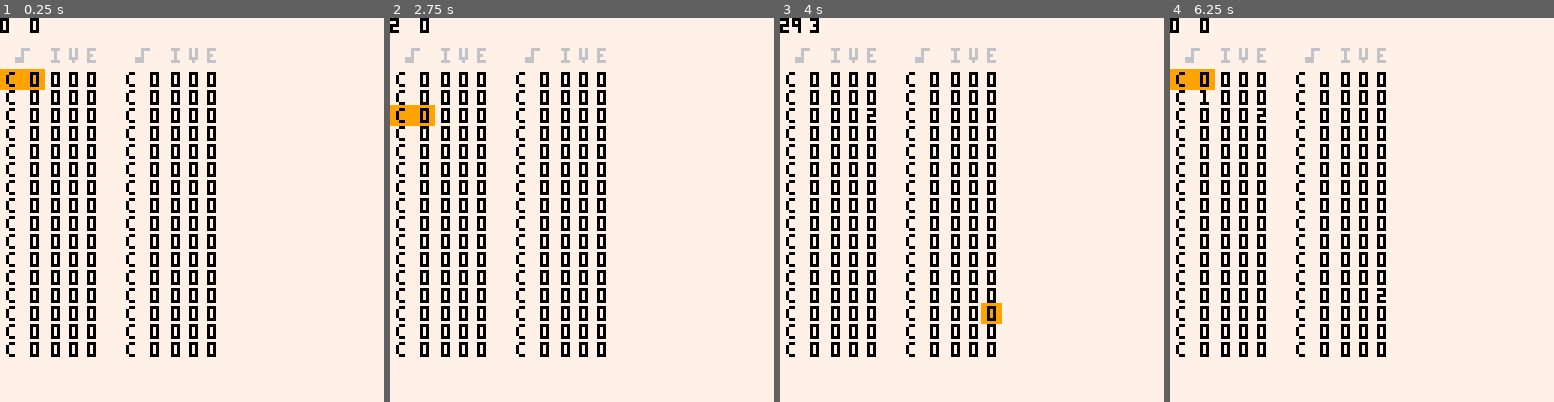
Above: before the commit, frames 1-4 (left to right).
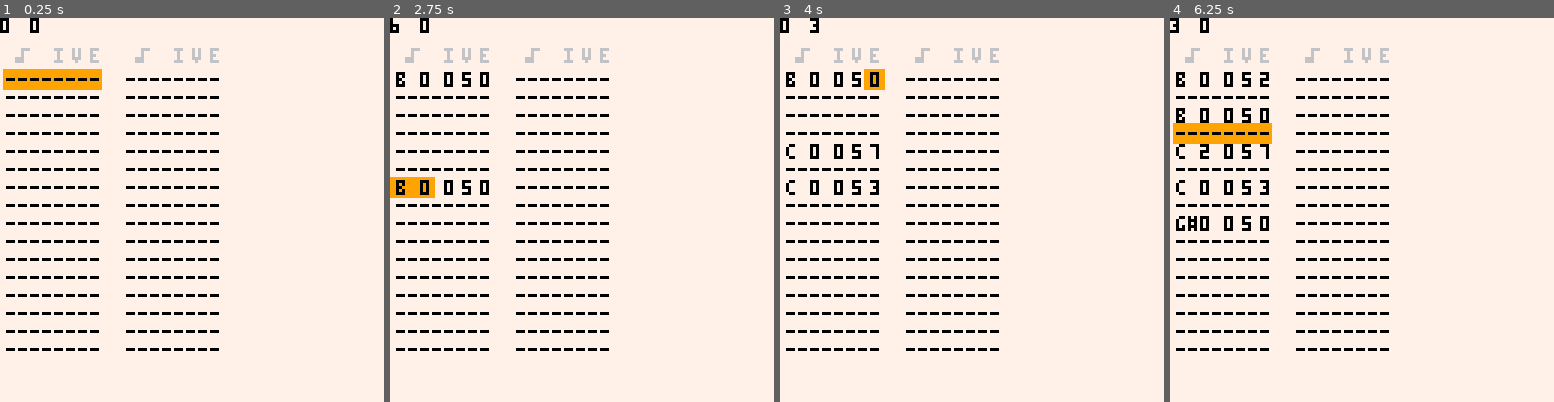
Above: after the commit, the same moments.

Repository: romainchapou/pico-sound-dj
Game: PICO-8 cartridge psdj.p8
Two runs of this game, one before a commit and one after it. Both use one fixed random seed, a clock stepped at 60 frames per second and the inputs below.
Inputs:
- Up to frame 1 (0.25 s): no input
- Up to frame 2 (2.75 s): tap O (Z key) at 0.33, 0.7, 1.43, 2.22 s; tap X (X key) at 1.07, 2.07, 2.4, 2.73 s; hold Left 1.97-2.37 s; hold Down from 2.42 s (still down)
- Up to frame 3 (4 s): release Down at 2.82 s; hold Right 2.87-3.53 s; tap X (X key) at 3.07, 3.4, 3.73 s; tap O (Z key) at 3.1, 3.98 s; hold Up from 3.58 s (still down)
- Up to frame 4 (6.25 s): tap X (X key) every 0.33 s from 4.07 to 6.07 s; release Up at 4.08 s; hold Right 4.13-4.53 s; hold Down 4.58-5.08 s; tap O (Z key) at 4.87, 5.75 s; hold Left 5.13-5.8 s; hold Up 5.85-6.18 s; hold Left from 6.23 s (still down)

The runs differ from the first frame. In frame 1, 14% of the frame differs, in the area x 0-58%, y 7-89%; in frame 2, 14%; in frame 3, 14%; in frame 4, 14%, in the area x 0-58%, y 0-89%.

Commit message:
Add cut note feature + cleanup

Diff:
--- a/input_widget.lua
+++ b/input_widget.lua
@@ -38,18 +38,16 @@
 end
 
 function make_note_widget()
-  local GLOBAL = _ENV
-
   local pitch_draw_func = function(_ENV, x, y, is_selected)
     if is_selected then
       rectfill(x-2, y-1, x+12, y+5, 9)
     end
 
-    print(GLOBAL.note_names[value % 12 + 1], x, y, 0)
+    print(note_names[value % 12 + 1], x, y, 0)
     print(value \ 12, x+8, y, 0)
   end
 
-  return {
+  return class:new {
     pitch    = make_input_widget(0, 0, 63, 12, pitch_draw_func),
     waveform = make_input_widget(0, 0, 7),  -- aka instrument
     volume   = make_input_widget(0, 0, 7),
@@ -61,25 +59,65 @@
 
     play_tmp_note = function(_ENV)
       store_in_mem(_ENV, 0x3200 + 68) -- store to first note of sfx 1
-      GLOBAL.sfx(1, -1, 0, 1)
+      sfx(1, -1, 0, 1)
     end,
 
+    copy_values = function(_ENV, other_note)
+      for i,e in ipairs(get_sub_widgets(_ENV)) do
+        e.value = other_note:get_sub_widgets()[i].value
+      end
+    end,
+
+    -- we assume that this is the selected note
     update = function(_ENV, sub_selection)
-      local sub_widget = get_sub_widgets(_ENV)[sub_selection+1]
-      local old_value = sub_widget.value
+      if btn(4) then
+        if btnp_once(5) then
+          -- cut the selection by copying its value to last_edited_note
+          GLOBAL.last_edited_note = make_note_widget()
+          GLOBAL.last_edited_note:copy_values(_ENV)
 
-      sub_widget:update()
+          volume.value = 0
+        end
 
-      if sub_widget.value ~= old_value or GLOBAL.btnp_once(5) then
-        play_tmp_note(_ENV)
+        return
+      end
+
+      if volume.value == 0 then
+        if btnp(5) then
+          copy_values(_ENV, GLOBAL.last_edited_note)
+
+          if volume.value == 0 then
+            volume.value = 5
+          end
+
+          play_tmp_note(_ENV)
+        end
+      else
+        local sub_widget = get_sub_widgets(_ENV)[sub_selection+1]
+        local old_value = sub_widget.value
+
+        sub_widget:update()
+
+        if sub_widget.value ~= old_value or btnp_once(5) then
+          play_tmp_note(_ENV)
+          GLOBAL.last_edited_note = _ENV
+        end
       end
     end,
 
     draw = function(_ENV, x, y, is_note_selected, sub_selection)
-      pitch:draw(x, y, is_note_selected and sub_selection == 0)
-      waveform:draw(x+15, y, is_note_selected and sub_selection == 1)
-      volume:draw(x+21, y, is_note_selected and sub_selection == 2)
-      effect:draw(x+27, y, is_note_selected and sub_selection == 3)
+      if volume.value > 0 then
+        pitch:draw(x, y, is_note_selected and sub_selection == 0)
+        waveform:draw(x+16, y, is_note_selected and sub_selection == 1)
+        volume:draw(x+22, y, is_note_selected and sub_selection == 2)
+        effect:draw(x+28, y, is_note_selected and sub_selection == 3)
+      else
+        if is_note_selected then
+          rectfill(x-1, y-1, x+31, y+5, 9)
+        end
+        print("________", x, y-2, 0)
+      end
+
     end,
 
     store_in_mem = function(_ENV, addr)
--- a/main.lua
+++ b/main.lua
@@ -2,7 +2,7 @@
 
 function _init()
   -- set key repeat
-  poke(0x5f5c, 8)
+  poke(0x5f5c, 4)
   poke(0x5f5d, 1)
 
   note_names = split("c,c#,d,d#,e,f,f#,g,g#,a,a#,b")
@@ -19,6 +19,10 @@
     add(notes, make_note_widget())
   end
 
+  last_edited_note = make_note_widget()
+  last_edited_note.volume.value = 5
+  last_edited_note.pitch.value = 24
+
   menuitem(1, "play", function()
     store_in_mem()
     sfx(0)
@@ -28,6 +32,11 @@
     store_in_mem()
     cstore(0x3200, 0x3200, 64)
   end)
+
+  -- debug:add("last", function()
+  --   return note_names[last_edited_note.pitch.value % 12 + 1] ..
+  --          tostr(last_edited_note.pitch.value \ 12)
+  -- end)
 end
 
 function get_delta_value(high, low)
@@ -44,9 +53,7 @@
 end
 
 function update_menu()
-  local cur_note = notes[selection+1]
-
-  cur_note:update(sub_selection)
+  notes[selection+1]:update(sub_selection)
 
   if not btn(4) and not btn(5) then
     if btnp(0) then sub_selection -= 1 end
@@ -58,7 +65,7 @@
     if btnp(3) then selection += 1 end
   end
 
-  selection %= 32
+  selection = mid(0, selection, 31)
 end
 
 function store_in_mem()
@@ -85,9 +92,9 @@
 
   for i=0,1 do
     print("♪", start_x + i*40 +  2, 10, 6)
-    print("i", start_x + i*40 + 15, 10, 6)
-    print("v", start_x + i*40 + 21, 10, 6)
-    print("e", start_x + i*40 + 27, 10, 6)
+    print("i", start_x + i*40 + 16, 10, 6)
+    print("v", start_x + i*40 + 22, 10, 6)
+    print("e", start_x + i*40 + 28, 10, 6)
   end
 
   for i=1,16 do
